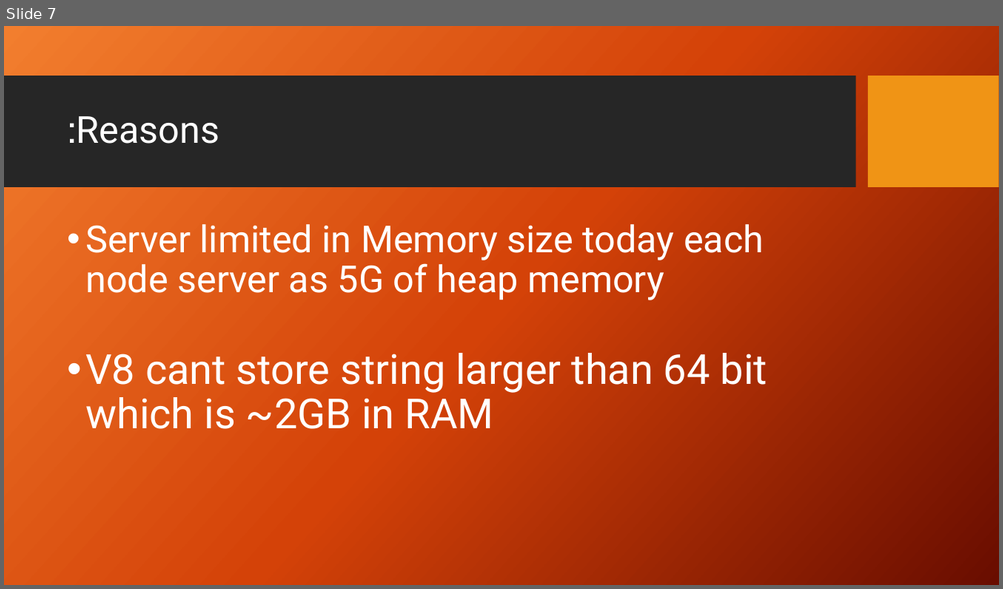
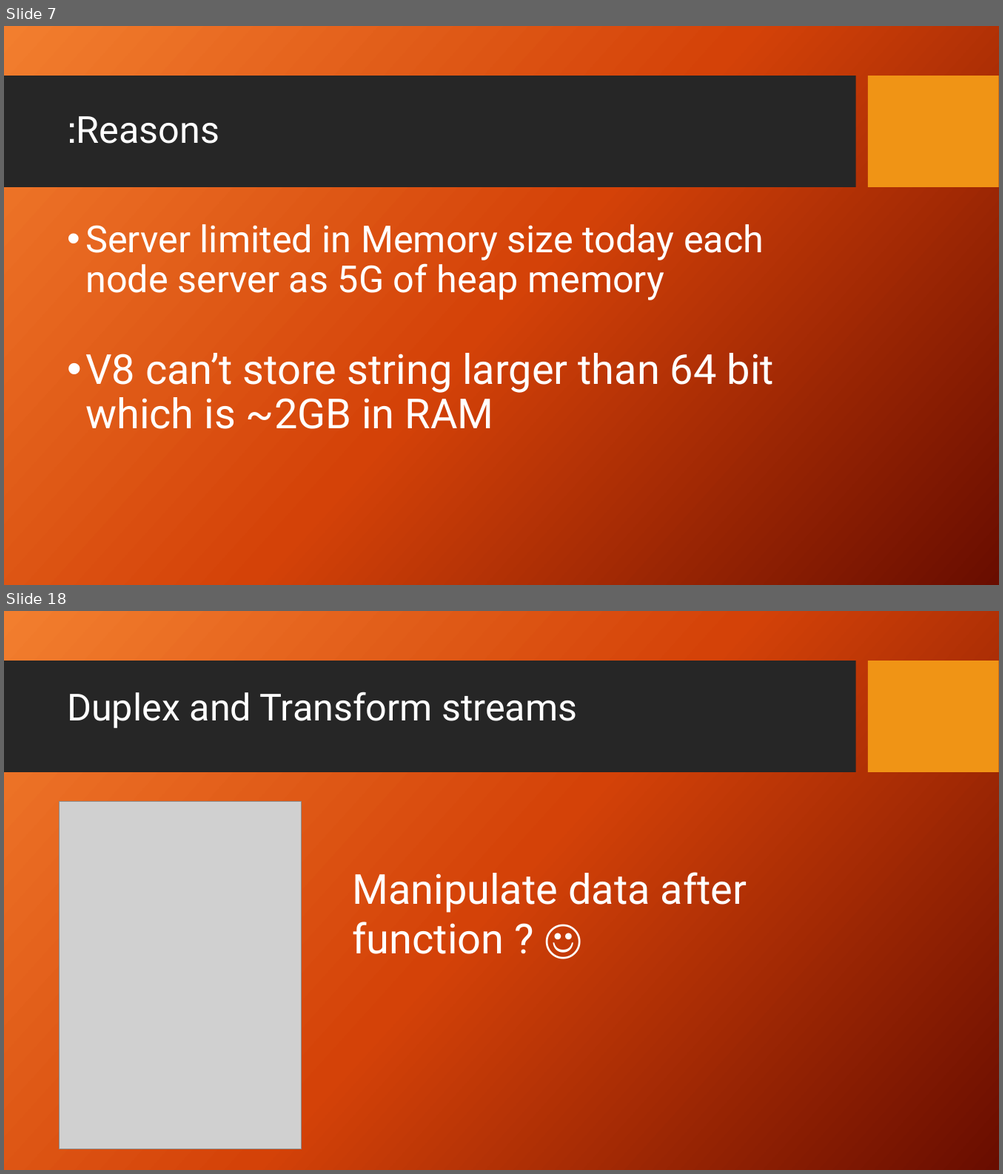
Before and after one commit to ntedgi/infra-meetings, a slide deck: Streams/Presentation.pptx. Shown one above the other, each under a label of ours: slide 7 before the commit, slides 7 and 18 after it; the slides between them are not shown. The pictures are 1003x589 and 1003x1174 pixels, drawn with LibreOffice and Linux fonts; fonts in the diff are those of the drawing; grey boxes stand for pictures; background and template pictures are left out. Boxes give left, top, right and bottom in pixels: in the first picture for what was removed or moved away, otherwise in the second. Text is boxed around its words. In the diff, an @@ line names an element or a change of style, - is before the commit and + after.

```diff
--- a/Streams/Presentation.pptx
+++ b/Streams/Presentation.pptx
@@ slide 18 added at (4,611,999,1170), background picture (left out); not listed: 2 template elements that a slide beside it also shows @@
@@ title added at (67,692,577,729), 36 pt, text #FFFFFF @@
+Duplex and Transform streams
@@ picture added at (60,802,301,1150) @@
@@ text added at (352,872,747,954), 40 pt, text #FFFFFF @@
+Manipulate data after function ? ☺
@@ slide 7 changed as well @@
@@ text at (85,353,774,429): text changed @@
-• V8 cant store string larger than 64 bit which is ~2GB in RAM
+• V8 can’t store string larger than 64 bit which is ~2GB in RAM
```
Also in this commit, not shown: 2 other slides changed, 14 other slides added, 3 slides removed, 37 other files.
